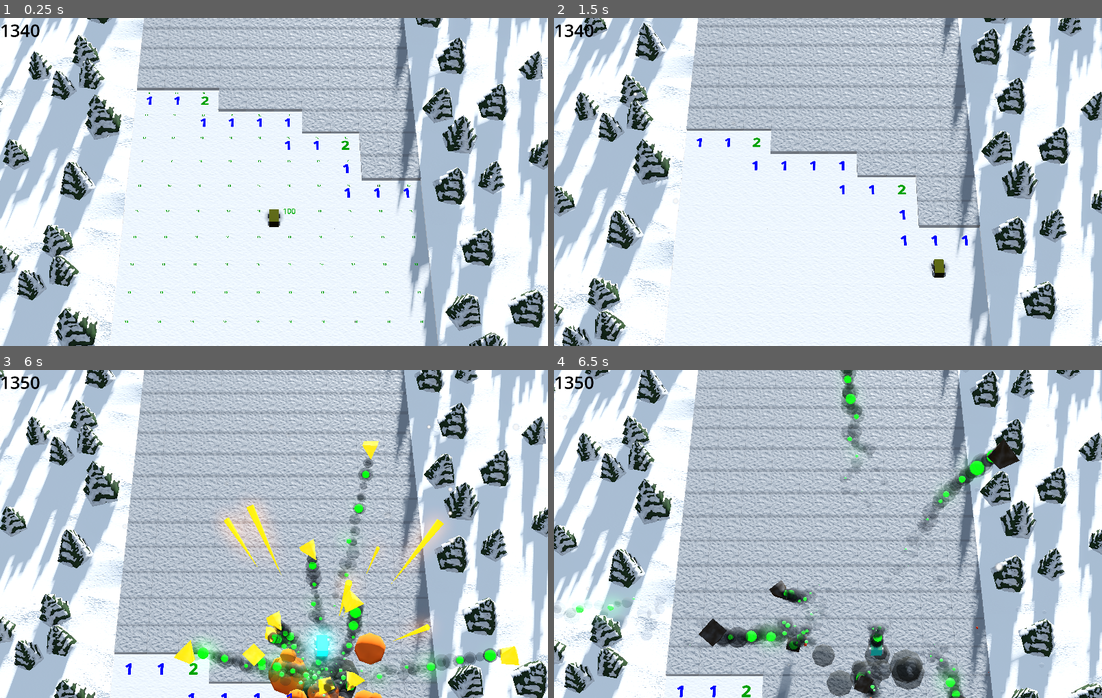
Above: before the commit, frames 1-4 (two rows, left to right).
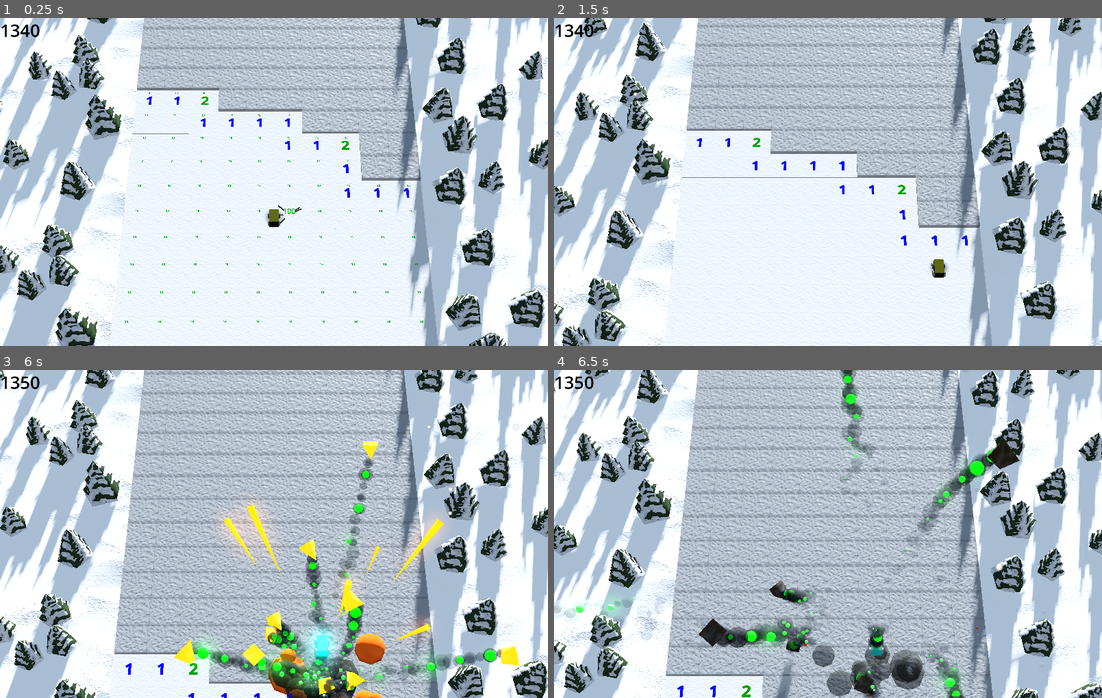
Above: after the commit, the same moments.

Repository: Blubtastic/minesweeper_2
Game: Godot game, scene res://Main.tscn
The game is run twice, just before and just after one commit, with the same random seed, the same clock (stepped at 60 frames per second) and the same inputs.
Inputs (mouse positions are in pixels of both pictures, inside the frame that each line leads up to):
- Up to frame 1 (0.25 s): no input
- Up to frame 2 (1.5 s): tap Enter (ui_accept) at 0.5, 0.77 s; move the mouse to (948, 165) at 0.52 s; hold Right (ui_right) 0.53-1.25 s; tap O at 0.6 s; click (948, 165) at 0.67 s; drag from (718, 198) to (800, 247) at 1.27 s
- Up to frame 3 (6 s): move the mouse to (328, 461) at 2.02 s; hold Right (ui_right) 2.03-2.75 s; tap Shift at 2.1, 5.1 s; drag from (246, 599) to (109, 484) at 2.77 s; move the mouse to (438, 583) at 3.52 s; hold Left (ui_left) 3.53-4.25 s; tap O at 3.6 s; tap Enter (ui_accept) at 3.77 s; drag from (109, 484) to (191, 452) at 4.27 s; move the mouse to (301, 534) at 5.02 s; hold Down (ui_down) 5.03-5.75 s; click (301, 534) at 5.17 s; drag from (191, 452) to (164, 550) at 5.77 s
- Up to frame 4 (6.5 s): no input

The runs differ from the first frame. In frame 1, less than 0.1% of the frame differs, in the area x 24-55%, y 35-99%; in frame 2, 0.1%; in frame 3, 0.6%, in the area x 49-63%, y 88-100%; in frame 4, less than 0.1%.

Commit message:
feat: sparks on cube clear

Diff:
--- a/shared/cube/Cube.tscn
+++ b/shared/cube/Cube.tscn
@@ -10,6 +10,7 @@
 [ext_resource type="AudioStream" uid="uid://blr22e80lqmjd" path="res://shared/cube/audio/hover-cube.wav" id="9_fg1ko"]
 [ext_resource type="AudioStream" uid="uid://cl6qd5gf6x7j3" path="res://shared/cube/audio/explosion.wav" id="10_llvf4"]
 [ext_resource type="Texture2D" uid="uid://bxnym2xl4bk16" path="res://shared/cube/mine.png" id="11_n6pam"]
+[ext_resource type="PackedScene" uid="uid://dvabslbqfwp0v" path="res://features/Sparks/Sparks.tscn" id="12_1jcsy"]
 [ext_resource type="Texture2D" uid="uid://d2ddjfojqn6ka" path="res://shared/cube/flag.png" id="12_bksym"]
 
 [sub_resource type="BoxShape3D" id="BoxShape3D_y1sac"]
@@ -238,6 +239,9 @@
 scale_amount_curve = SubResource("Curve_ovcfe")
 color_ramp = SubResource("Gradient_cvqp5")
 
+[node name="Sparks" parent="." instance=ExtResource("12_1jcsy")]
+transform = Transform3D(1, 0, 0, 0, 1, 0, 0, 0, 1, 0, 0.655911, 0)
+
 [connection signal="input_event" from="." to="." method="_on_input_event"]
 [connection signal="mouse_entered" from="." to="." method="_on_mouse_entered"]
 [connection signal="mouse_exited" from="." to="." method="_on_mouse_exited"]
--- a/shared/cube/cube.gd
+++ b/shared/cube/cube.gd
@@ -16,6 +16,7 @@
 @onready var top_mesh: MeshInstance3D = $TopMesh
 @onready var score_particle_big: CPUParticles3D = $ScoreParticleBig
 @onready var score_particle_small: CPUParticles3D = $ScoreParticleSmall
+@onready var sparks: GPUParticles3D = $Sparks
 
 var is_bomb: bool = false
 var has_exploded: bool = false
@@ -35,6 +36,8 @@
 func handle_uncleared_pressed():
 		if !is_cleared and !is_bomb:
 			give_points(100)
+			sparks.emitting = true
+
 		reveal_cube(true)
 		top_mesh.unhighlight_cube()
 		if is_bomb:
Not shown: 1 places in shared/cube/Cube.tscn that only renumber resources
